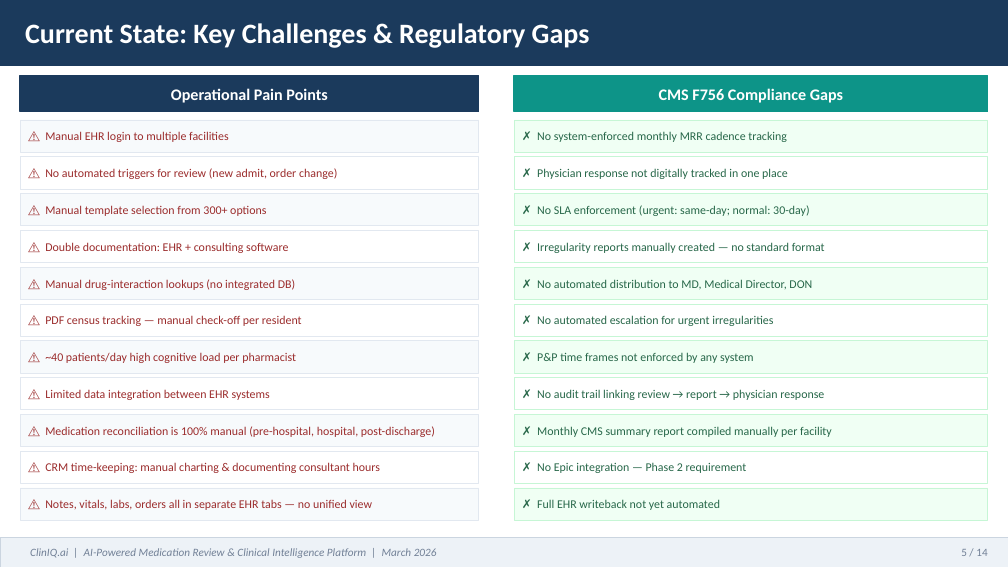
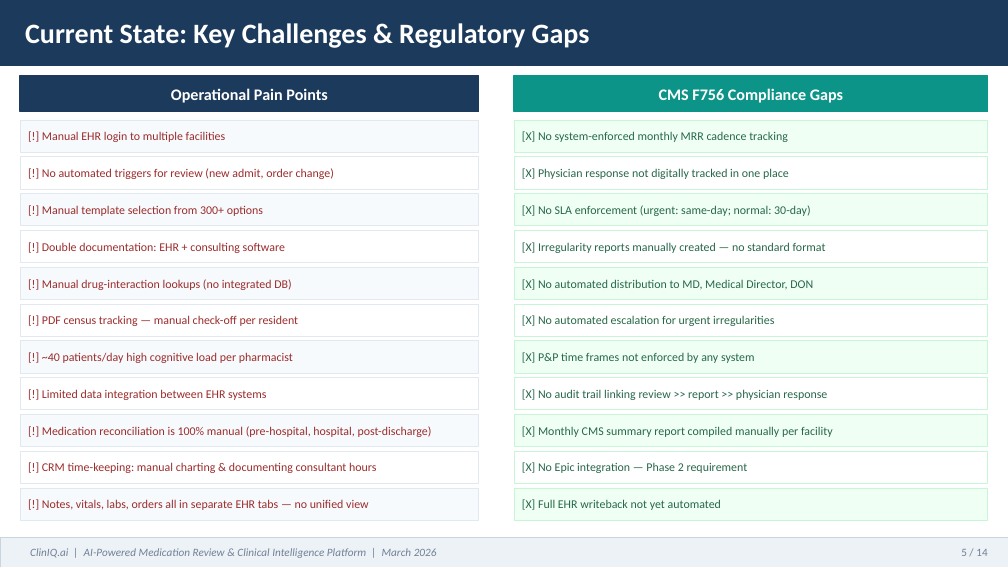
Before and after one commit to jwsmitherman/llm_projects, a slide deck: slide 5 of ClinIQ_AI_Assessment.pptx. Drawn at 1008x567 pixels with LibreOffice and Linux fonts; fonts in the diff are those of the drawing. Boxes give left, top, right and bottom in pixels: in the first picture for what was removed or moved away, otherwise in the second. Text is boxed around its words. In the diff, an @@ line names an element or a change of style, - is before the commit and + after.

```diff
--- a/ClinIQ_AI_Assessment.pptx
+++ b/ClinIQ_AI_Assessment.pptx
@@ text at box(42, 131, 226, 142): text changed @@
-⚠ Manual EHR login to multiple facilities
+[!] Manual EHR login to multiple facilities
@@ text at box(522, 131, 788, 142): text changed @@
-✗ No system-enforced monthly MRR cadence tracking
+[X] No system-enforced monthly MRR cadence tracking
@@ text at box(42, 168, 334, 179): text changed @@
-⚠ No automated triggers for review (new admit, order change)
+[!] No automated triggers for review (new admit, order change)
@@ text at box(522, 168, 789, 179): text changed @@
-✗ Physician response not digitally tracked in one place
+[X] Physician response not digitally tracked in one place
@@ text at box(42, 205, 263, 216): text changed @@
-⚠ Manual template selection from 300+ options
+[!] Manual template selection from 300+ options
@@ text at box(522, 205, 810, 216): text changed @@
-✗ No SLA enforcement (urgent: same-day; normal: 30-day)
+[X] No SLA enforcement (urgent: same-day; normal: 30-day)
@@ text at box(42, 242, 285, 253): text changed @@
-⚠ Double documentation: EHR + consulting software
+[!] Double documentation: EHR + consulting software
@@ text at box(522, 242, 826, 253): text changed @@
-✗ Irregularity reports manually created — no standard format
+[X] Irregularity reports manually created — no standard format
@@ text at box(42, 279, 291, 290): text changed @@
-⚠ Manual drug-interaction lookups (no integrated DB)
+[!] Manual drug-interaction lookups (no integrated DB)
@@ text at box(522, 279, 813, 290): text changed @@
-✗ No automated distribution to MD, Medical Director, DON
+[X] No automated distribution to MD, Medical Director, DON
@@ text at box(42, 315, 299, 326): text changed @@
-⚠ PDF census tracking — manual check-off per resident
+[!] PDF census tracking — manual check-off per resident
@@ text at box(522, 315, 774, 326): text changed @@
-✗ No automated escalation for urgent irregularities
+[X] No automated escalation for urgent irregularities
@@ text at box(42, 352, 293, 363): text changed @@
-⚠ ~40 patients/day high cognitive load per pharmacist
+[!] ~40 patients/day high cognitive load per pharmacist
@@ text at box(522, 352, 755, 363): text changed @@
-✗ P&P time frames not enforced by any system
+[X] P&P time frames not enforced by any system
@@ text at box(42, 389, 266, 400): text changed @@
-⚠ Limited data integration between EHR systems
+[!] Limited data integration between EHR systems
@@ text at box(522, 389, 827, 400): text changed @@
-✗ No audit trail linking review → report → physician response
+[X] No audit trail linking review >> report >> physician response
@@ text at box(42, 426, 432, 437): text changed @@
-⚠ Medication reconciliation is 100% manual (pre-hospital, hospital, post-discharge)
+[!] Medication reconciliation is 100% manual (pre-hospital, hospital, post-discharge)
@@ text at box(522, 426, 833, 437): text changed @@
-✗ Monthly CMS summary report compiled manually per facility
+[X] Monthly CMS summary report compiled manually per facility
@@ text at box(42, 462, 376, 473): text changed @@
-⚠ CRM time-keeping: manual charting & documenting consultant hours
+[!] CRM time-keeping: manual charting & documenting consultant hours
@@ text at box(522, 462, 748, 473): text changed @@
-✗ No Epic integration — Phase 2 requirement
+[X] No Epic integration — Phase 2 requirement
@@ text at box(42, 499, 369, 510): text changed @@
-⚠ Notes, vitals, labs, orders all in separate EHR tabs — no unified view
+[!] Notes, vitals, labs, orders all in separate EHR tabs — no unified view
@@ text at box(522, 499, 721, 510): text changed @@
-✗ Full EHR writeback not yet automated
+[X] Full EHR writeback not yet automated
```
Also in this commit, not shown: 8 other slides changed.
